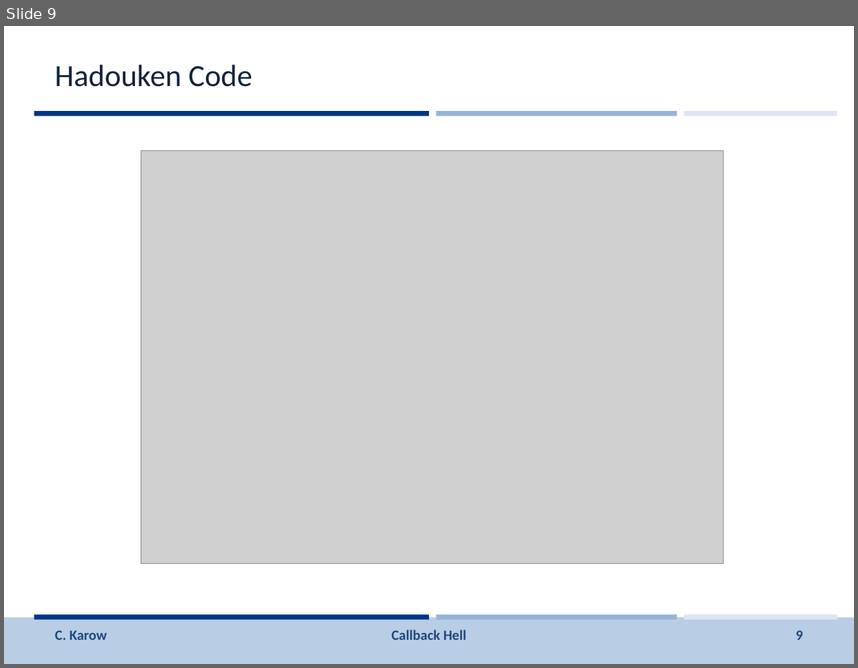
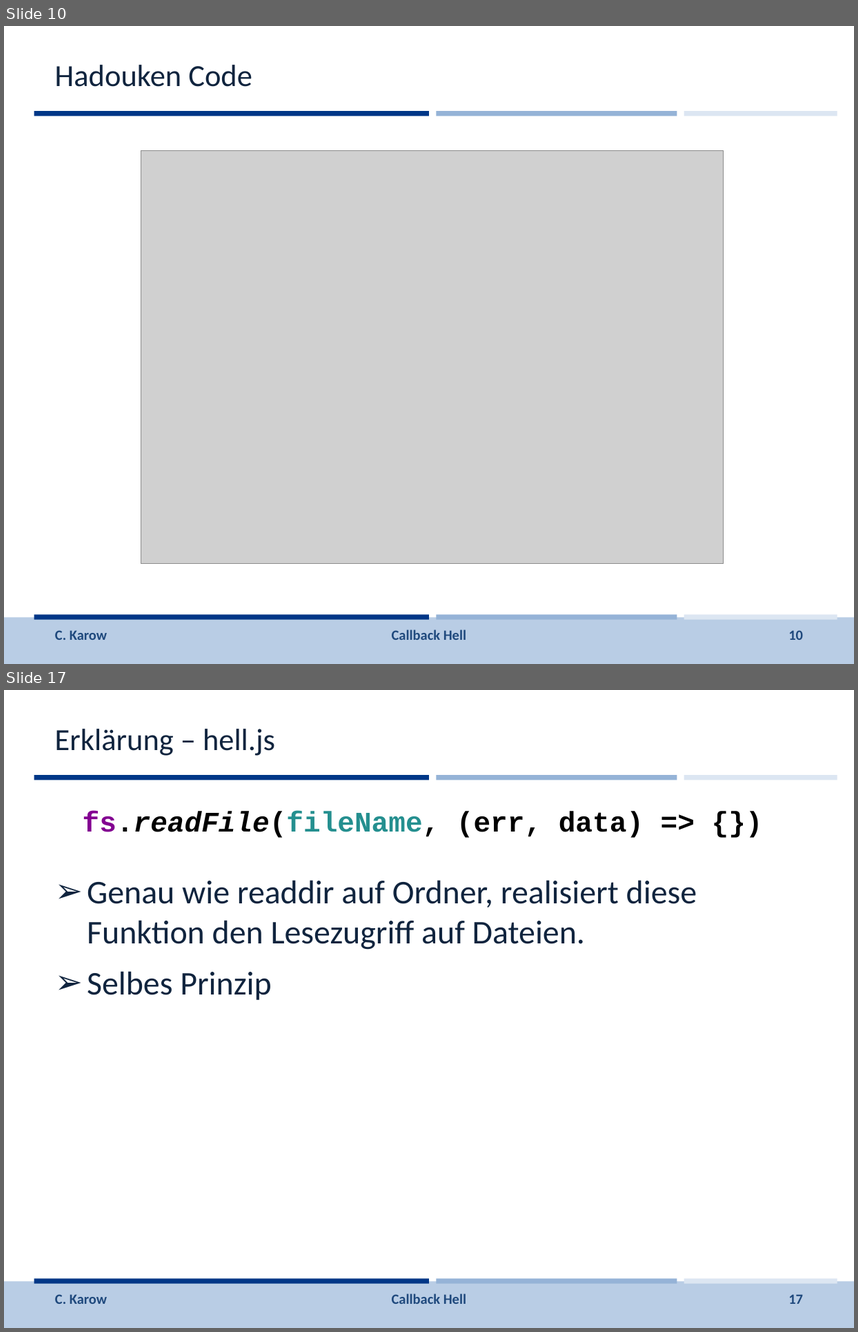
Before and after one commit to johbra/Reaktive-Programmierung, a slide deck: Vorlesung/Folien/CallbackHell.pptx. Shown one above the other, each under a label of ours: slide 9 before the commit, slides 10 and 17 after it; the slides between them are not shown. The pictures are 858x668 and 858x1332 pixels, drawn with LibreOffice and Linux fonts; fonts in the diff are those of the drawing; grey boxes stand for pictures; background and template pictures are left out. Boxes give left, top, right and bottom in pixels: in the first picture for what was removed or moved away, otherwise in the second. Text is boxed around its words. In the diff, an @@ line names an element or a change of style, - is before the commit and + after.

```diff
--- a/Vorlesung/Folien/CallbackHell.pptx
+++ b/Vorlesung/Folien/CallbackHell.pptx
@@ slide 17 added at (4,690,854,1328), background #FFFFFF; not listed: 7 template elements that a slide beside it also shows @@
@@ title added at (55,729,275,756), 26 pt, text #0F243E @@
+Erklärung – hell.js
@@ text added at (83,811,644,838), 24 pt, text #000000, bold @@
+fs.readFile(fileName, (err, data) => {})
@@ text added at (87,880,697,1000), 28 pt, text #0F243E @@
+➢ Genau wie readdir auf Ordner, realisiert diese Funktion den Lesezugriff auf Dateien.
+➢ Selbes Prinzip
@@ text added at (55,1294,107,1303), 12 pt, text #1F497D @@
+C. Karow
@@ text added at (392,1293,466,1303), 12 pt, text #1F497D @@
+Callback Hell
@@ page number added at (789,1294,803,1303), 12 pt, text #1F497D @@
+17
@@ what was slide 9 is now slide 10 @@
@@ page number at (789,630,803,639): text changed @@
-9
+10
```
Also in this commit, not shown: 7 slides changed, 10 other slides added, 3 other files.
